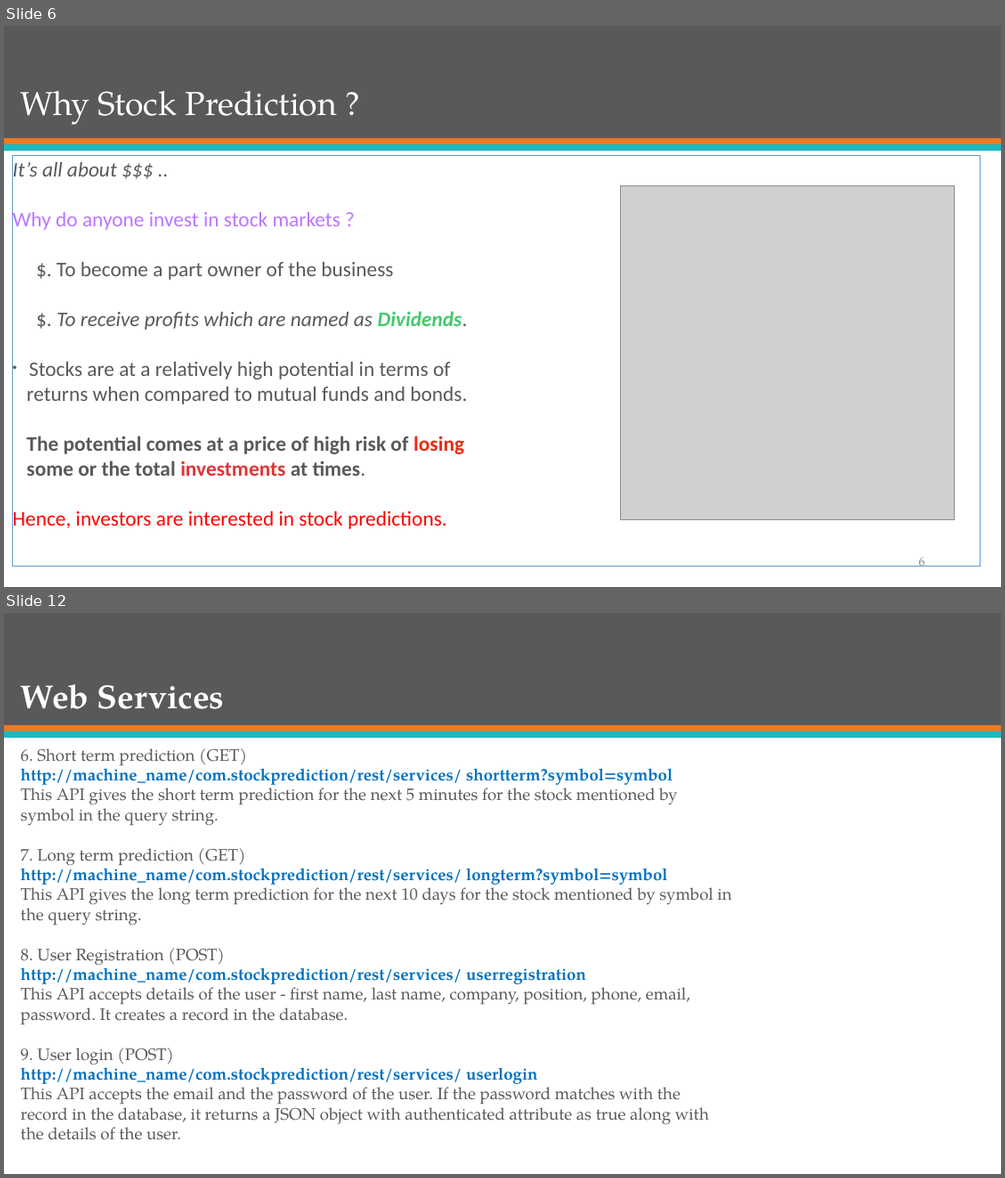
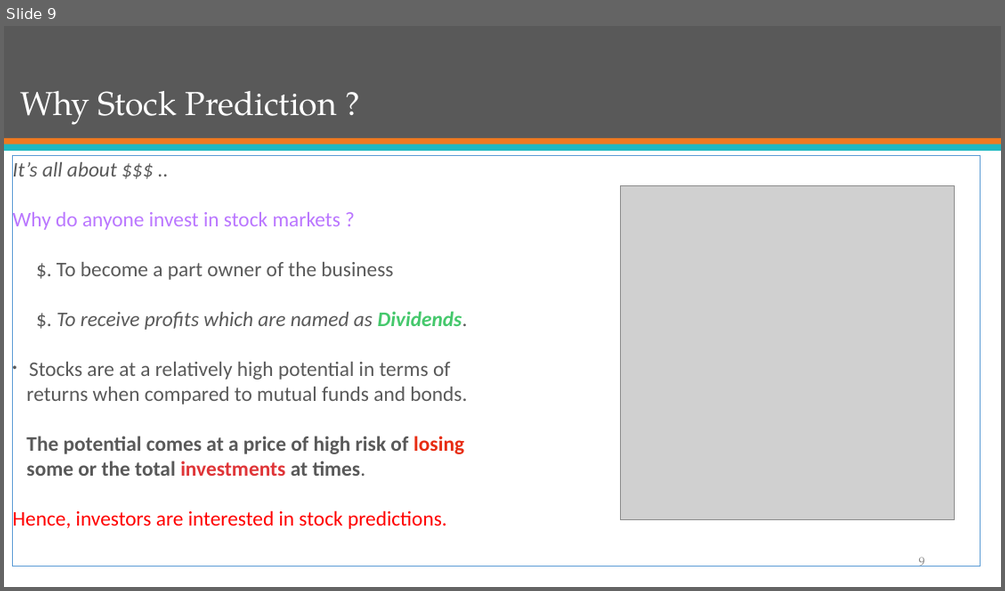
Before and after one commit to mJaiswal/Stock-Market-Prediction-Project, a slide deck: All Documentation/Presentations/Group 13 - ECE 568 - Final Project Preliminary Presentation.pptx. Shown one above the other, each under a label of ours: slides 6 and 12 before the commit, slide 9 after it; the slides between them are not shown. The pictures are 1005x1178 and 1005x591 pixels, drawn with LibreOffice and Linux fonts; fonts in the diff are those of the drawing; grey boxes stand for pictures. Boxes give left, top, right and bottom in pixels: in the first picture for what was removed or moved away, otherwise in the second. Text is boxed around its words. In the diff, an @@ line names an element or a change of style, - is before the commit and + after.

```diff
--- a/All Documentation/Presentations/Group 13 - ECE 568 - Final Project Preliminary Presentation.pptx
+++ b/All Documentation/Presentations/Group 13 - ECE 568 - Final Project Preliminary Presentation.pptx
@@ slide 12 removed at box(4, 613, 1001, 1174), background #FFFFFF; not listed: 3 template elements that a slide beside it also shows @@
@@ title removed at box(21, 684, 224, 709) @@
-Web Services
@@ text removed at box(21, 748, 731, 1140) @@
-6. Short term prediction (GET)
-http://machine_name/com.stockprediction/rest/services/ shortterm?symbol=symbol
-This API gives the short term prediction for the next 5 minutes for the stock mentioned by
-symbol in the query string.
-7. Long term prediction (GET)
-http://machine_name/com.stockprediction/rest/services/ longterm?symbol=symbol
-This API gives the long term prediction for the next 10 days for the stock mentioned by symbol in
-the query string.
-8. User Registration (POST)
-http://machine_name/com.stockprediction/rest/services/ userregistration
-This API accepts details of the user - first name, last name, company, position, phone, email,
-password. It creates a record in the database.
-9. User login (POST)
-http://machine_name/com.stockprediction/rest/services/ userlogin
-This API accepts the email and the password of the user. If the password matches with the
-record in the database, it returns a JSON object with authenticated attribute as true along with
-the details of the user.
@@ what was slide 6 is now slide 9 @@
@@ page number at box(919, 556, 925, 566): text changed @@
-6
+9
```
Also in this commit, not shown: 9 slides changed, 11 slides added, 1 other slide removed, 1 other file.
